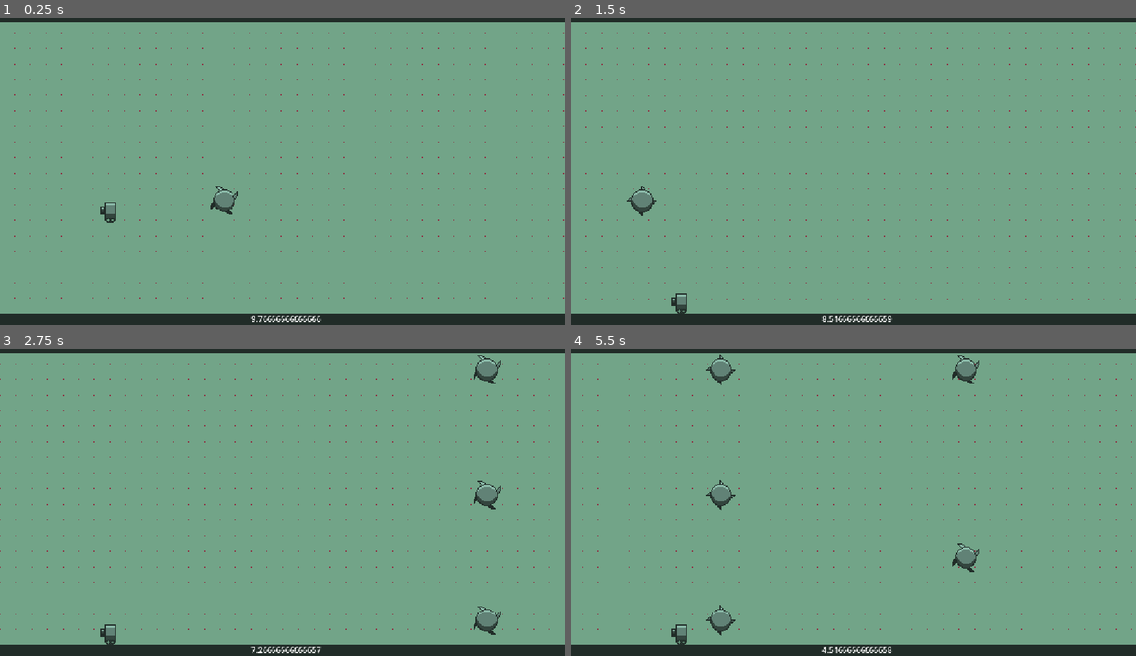
Above: before the commit, frames 1-4 (two rows, left to right).
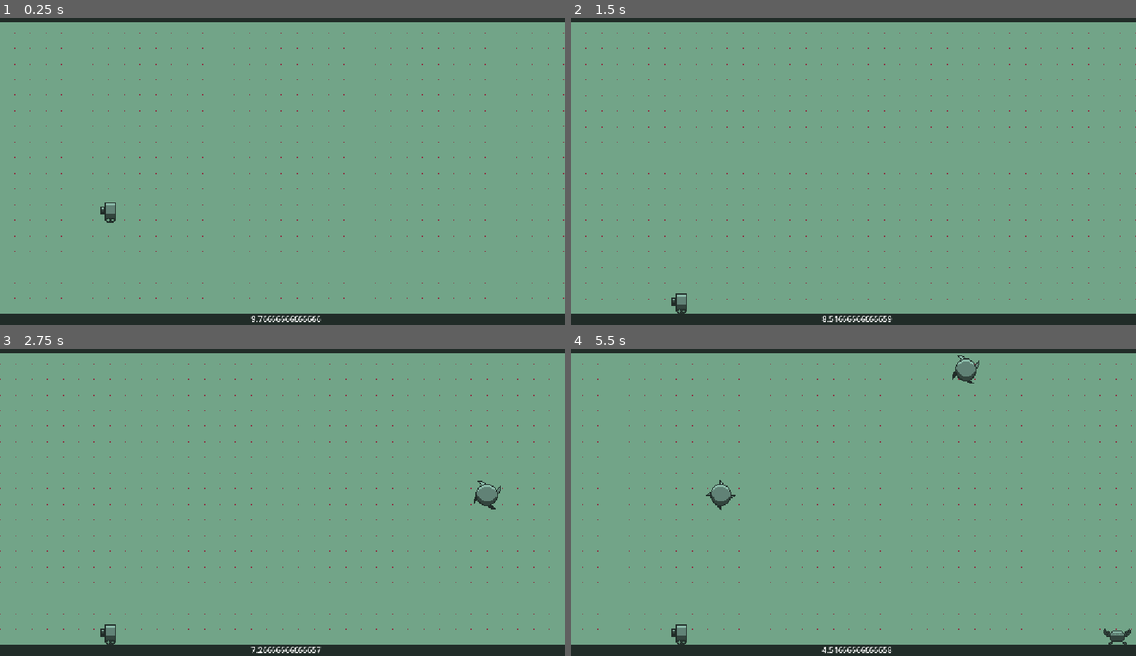
Above: after the commit, the same moments.

Repository: EmilBabazade/jetpack-sad-ride
Game: Godot game, scene res://scenes/main/main.tscn
Two runs of this game, one before a commit and one after it. Both use one fixed random seed, a clock stepped at 60 frames per second and the inputs below.
Inputs:
- Up to frame 1 (0.25 s): no input
- Up to frame 2 (1.5 s): tap Space (jump) at 0.77 s
- Up to frame 3 (2.75 s): tap Space (jump) at 1.52 s
- Up to frame 4 (5.5 s): tap Space (jump) at 3.02, 3.77, 4.52 s

The runs differ from the first frame. In frame 1, 0.3% of the frame differs, in the area x 37-43%, y 54-64%; in frame 2, 0.3%; in frame 3, 0.5%; in frame 4, 0.9%, in the area x 23-100%, y 1-97%.

Commit message:
mmmmmm crab

Diff:
--- /dev/null
+++ b/scenes/crab/crab.tscn
@@ -0,0 +1,73 @@
+[gd_scene format=3 uid="uid://d3ijkvdg3ml0o"]
+
+[ext_resource type="Texture2D" uid="uid://csctjdepr35vv" path="res://graphics/crab/crab1.png" id="1_72p8v"]
+[ext_resource type="Texture2D" uid="uid://bu1heu8a677fp" path="res://graphics/crab/crab2.png" id="2_mma1j"]
+[ext_resource type="Texture2D" uid="uid://dno6wjyanjg1v" path="res://graphics/crab/crab3.png" id="3_e52nb"]
+[ext_resource type="PackedScene" uid="uid://d3pl34ce0oql1" path="res://scenes/helper/kill_player_on_collision.tscn" id="3_wx0ly"]
+[ext_resource type="PackedScene" uid="uid://q3b6spgmhhm7" path="res://scenes/mover/mover.tscn" id="4_0mncq"]
+[ext_resource type="Texture2D" uid="uid://plnygyt84j8" path="res://graphics/crab/crab4.png" id="4_30wt8"]
+[ext_resource type="PackedScene" uid="uid://df6fwi1wd7pfd" path="res://scenes/helper/cleanup.tscn" id="5_0mncq"]
+[ext_resource type="Texture2D" uid="uid://dxue1x7v0uce8" path="res://graphics/crab/crab5.png" id="5_ulf1h"]
+[ext_resource type="Texture2D" uid="uid://dyk0fi5jbgnbg" path="res://graphics/crab/crab6.png" id="6_tr47d"]
+[ext_resource type="Texture2D" uid="uid://c1wodsa184nx0" path="res://graphics/crab/crab7.png" id="7_pbs8c"]
+[ext_resource type="Texture2D" uid="uid://v34xkpjrvyge" path="res://graphics/crab/crab8.png" id="8_0pfnp"]
+
+[sub_resource type="SpriteFrames" id="SpriteFrames_wx0ly"]
+animations = [{
+"frames": [{
+"duration": 1.0,
+"texture": ExtResource("1_72p8v")
+}, {
+"duration": 1.0,
+"texture": ExtResource("2_mma1j")
+}, {
+"duration": 1.0,
+"texture": ExtResource("3_e52nb")
+}, {
+"duration": 1.0,
+"texture": ExtResource("4_30wt8")
+}, {
+"duration": 1.0,
+"texture": ExtResource("5_ulf1h")
+}, {
+"duration": 1.0,
+"texture": ExtResource("6_tr47d")
+}, {
+"duration": 1.0,
+"texture": ExtResource("7_pbs8c")
+}, {
+"duration": 1.0,
+"texture": ExtResource("8_0pfnp")
+}],
+"loop": true,
+"name": &"walk",
+"speed": 10.0
+}]
+
+[sub_resource type="RectangleShape2D" id="RectangleShape2D_72p8v"]
+size = Vector2(56, 22)
+
+[node name="Crab" type="Area2D" unique_id=494953296]
+collision_layer = 2
+
+[node name="AnimatedSprite2D" type="AnimatedSprite2D" parent="." unique_id=1883512411]
+scale = Vector2(2, 2)
+sprite_frames = SubResource("SpriteFrames_wx0ly")
+animation = &"walk"
+autoplay = "walk"
+frame = 7
+frame_progress = 0.8641584
+
+[node name="CollisionShape2D" type="CollisionShape2D" parent="." unique_id=645761418]
+position = Vector2(-2, 2)
+shape = SubResource("RectangleShape2D_72p8v")
+
+[node name="KillPlayerOnCollision" parent="." unique_id=553609758 node_paths=PackedStringArray("collision_area") instance=ExtResource("3_wx0ly")]
+collision_area = NodePath("..")
+
+[node name="Mover" parent="." unique_id=1221921096 node_paths=PackedStringArray("to_move") instance=ExtResource("4_0mncq")]
+to_move = NodePath("..")
+variation = 0.5
+
+[node name="Cleanup" parent="." unique_id=122597989 node_paths=PackedStringArray("to_delete") instance=ExtResource("5_0mncq")]
+to_delete = NodePath("..")
--- /dev/null
+++ b/scenes/helper/cleanup.gd
@@ -0,0 +1,13 @@
+extends Node2D
+
+@onready var timer: Timer = $Timer
+@export var life_time := 10.0
+@export var to_delete: Node
+
+func _ready() -> void:
+	timer.wait_time = life_time
+	timer.start()
+
+
+func _on_timer_timeout() -> void:
+	to_delete.queue_free.call_deferred()
--- /dev/null
+++ b/scenes/helper/cleanup.tscn
@@ -0,0 +1,10 @@
+[gd_scene format=3 uid="uid://df6fwi1wd7pfd"]
+
+[ext_resource type="Script" uid="uid://bwjpp8imnl4uy" path="res://scenes/helper/cleanup.gd" id="1_a7l4c"]
+
+[node name="Cleanup" type="Node2D" unique_id=122597989]
+script = ExtResource("1_a7l4c")
+
+[node name="Timer" type="Timer" parent="." unique_id=1371728620]
+
+[connection signal="timeout" from="Timer" to="." method="_on_timer_timeout"]
--- /dev/null
+++ b/scenes/helper/kill_player_on_collision.gd
@@ -0,0 +1,9 @@
+extends Node2D
+
+@export var collision_area: Area2D
+
+func _ready() -> void:
+	collision_area.body_entered.connect(on_body_entered)
+
+func on_body_entered(_body: Node2D) -> void:
+	HealthManager.death.emit()
--- /dev/null
+++ b/scenes/helper/kill_player_on_collision.tscn
@@ -0,0 +1,6 @@
+[gd_scene format=3 uid="uid://d3pl34ce0oql1"]
+
+[ext_resource type="Script" uid="uid://cabo7ufafuyy7" path="res://scenes/helper/kill_player_on_collision.gd" id="1_v1gfd"]
+
+[node name="KillPlayerOnCollision" type="Node2D" unique_id=553609758]
+script = ExtResource("1_v1gfd")
--- a/scenes/main/main.gd
+++ b/scenes/main/main.gd
@@ -1,7 +1,7 @@
 extends Node2D
 
 @onready var player: Player = $Player
-@onready var time_label: Label = $CanvasLayer/Time
+@onready var time_label: Label = $UI/CanvasLayer/Time
 @onready var level_timer: Timer = $LevelTimer
 @onready var parallax: Parallax2D = $background/Parallax2D
 
--- a/scenes/main/main.tscn
+++ b/scenes/main/main.tscn
@@ -7,6 +7,8 @@
 [ext_resource type="Script" uid="uid://xptu4jhrkm6w" path="res://scenes/main/camera_2d.gd" id="4_l3cfh"]
 [ext_resource type="PackedScene" uid="uid://c48x51n8qaym" path="res://scenes/saw/saw.tscn" id="6_ow5a4"]
 [ext_resource type="PackedScene" uid="uid://d2biy3u6a14wu" path="res://scenes/obstacle_spawner/obstacle_spawner.tscn" id="7_hujxm"]
+[ext_resource type="PackedScene" uid="uid://cqu1pcd5h5vhj" path="res://scenes/random_spawner/random_spawner.tscn" id="8_b1x3f"]
+[ext_resource type="PackedScene" uid="uid://d3ijkvdg3ml0o" path="res://scenes/crab/crab.tscn" id="8_yyfjg"]
 
 [sub_resource type="OccluderPolygon2D" id="OccluderPolygon2D_l3cfh"]
 polygon = PackedVector2Array(-146, 6, 177, 7, 173, -27, -146, -25)
@@ -32,12 +34,14 @@
 position = Vector2(225, 380)
 camera = NodePath("../Camera2D")
 
-[node name="Ground" parent="." unique_id=1460966692 instance=ExtResource("2_iuonh")]
+[node name="ground" type="Node2D" parent="." unique_id=2076832451]
+
+[node name="Ground" parent="ground" unique_id=1460966692 instance=ExtResource("2_iuonh")]
 position = Vector2(554, 707)
 scale = Vector2(49.72, 5.0400014)
 collision_layer = 4
 
-[node name="Ground2" parent="." unique_id=403999238 instance=ExtResource("2_iuonh")]
+[node name="Ground2" parent="ground" unique_id=403999238 instance=ExtResource("2_iuonh")]
 position = Vector2(570, -76)
 scale = Vector2(49.72, 6.64)
 collision_layer = 4
@@ -57,34 +61,43 @@
 [node name="CollisionShape2D" type="CollisionShape2D" parent="PlayerFallDetector" unique_id=1818089728]
 shape = SubResource("RectangleShape2D_l3cfh")
 
-[node name="Saw" parent="." unique_id=1469906033 instance=ExtResource("6_ow5a4")]
-position = Vector2(520, 395)
+[node name="Spawners" type="Node2D" parent="." unique_id=250159777]
 
-[node name="ObstacleSpawner" parent="." unique_id=1820575336 node_paths=PackedStringArray("spawn_points") instance=ExtResource("7_hujxm")]
+[node name="SawSpawner" parent="Spawners" unique_id=1820575336 node_paths=PackedStringArray("spawn_points") instance=ExtResource("7_hujxm")]
+obstacle_scene = ExtResource("6_ow5a4")
 spawn_points = [NodePath("Spawn"), NodePath("Spawn3"), NodePath("Spawn5"), NodePath("Spawn7"), NodePath("Spawn9")]
 
-[node name="Spawn" type="Marker2D" parent="ObstacleSpawner" unique_id=206331364]
+[node name="Spawn" type="Marker2D" parent="Spawners/SawSpawner" unique_id=206331364]
 position = Vector2(1176, 64)
 
-[node name="Spawn3" type="Marker2D" parent="ObstacleSpawner" unique_id=2026438957]
+[node name="Spawn3" type="Marker2D" parent="Spawners/SawSpawner" unique_id=2026438957]
 position = Vector2(1176, 192)
 
-[node name="Spawn5" type="Marker2D" parent="ObstacleSpawner" unique_id=784572343]
+[node name="Spawn5" type="Marker2D" parent="Spawners/SawSpawner" unique_id=784572343]
 position = Vector2(1176, 320)
 
-[node name="Spawn7" type="Marker2D" parent="ObstacleSpawner" unique_id=168679408]
+[node name="Spawn7" type="Marker2D" parent="Spawners/SawSpawner" unique_id=168679408]
 position = Vector2(1176, 448)
 
-[node name="Spawn9" type="Marker2D" parent="ObstacleSpawner" unique_id=646821931]
+[node name="Spawn9" type="Marker2D" parent="Spawners/SawSpawner" unique_id=646821931]
 position = Vector2(1176, 576)
+
+[node name="RandomSpawner" parent="Spawners" unique_id=1127463429 node_paths=PackedStringArray("spawn") instance=ExtResource("8_b1x3f")]
+obstacle_scenes = Array[PackedScene]([ExtResource("8_yyfjg")])
+spawn = NodePath("Marker2D")
+
+[node name="Marker2D" type="Marker2D" parent="Spawners/RandomSpawner" unique_id=1307189140]
+position = Vector2(1176, 608)
 
 [node name="LevelTimer" type="Timer" parent="." unique_id=42113632]
 wait_time = 10.0
 autostart = true
 
-[node name="CanvasLayer" type="CanvasLayer" parent="." unique_id=578278079]
+[node name="UI" type="Node2D" parent="." unique_id=87777189]
 
-[node name="Time" type="Label" parent="CanvasLayer" unique_id=256213838]
+[node name="CanvasLayer" type="CanvasLayer" parent="UI" unique_id=578278079]
+
+[node name="Time" type="Label" parent="UI/CanvasLayer" unique_id=256213838]
 offset_left = 512.0
 offset_top = 624.0
 offset_right = 582.0
--- a/scenes/mover/mover.gd
+++ b/scenes/mover/mover.gd
@@ -2,6 +2,7 @@
 class_name Mover
 
 @export var to_move: Node2D
+@export var variation := 1.0
 
 func _process(delta: float) -> void:
-	to_move.global_position.x -= MoverSpeedManager.speed * delta
+	to_move.global_position.x -= MoverSpeedManager.speed * variation * delta
--- a/scenes/obstacle_spawner/obstacle_spawner.gd
+++ b/scenes/obstacle_spawner/obstacle_spawner.gd
@@ -1,7 +1,7 @@
 extends Node2D
 class_name ObstacleSpawner
 
-@export var saw_scene: PackedScene
+@export var obstacle_scene: PackedScene
 @export var spawn_points: Array[Marker2D]
 @export var min_spawn_count := 1
 @export var max_spawn_count := 4
@@ -14,11 +14,11 @@
 	var spawns_clone := spawn_points.duplicate()
 	var max := randi_range(min_spawn_count, max_spawn_count)
 	for i in range(min_spawn_count, max + 1):
-		var saw := saw_scene.instantiate() as Saw
+		var obstacle := obstacle_scene.instantiate() as Node2D
 		var spawn: Marker2D = spawns_clone.pick_random()
-		saw.global_position = spawn.global_position
+		obstacle.global_position = spawn.global_position
 		spawns_clone.erase(spawn)
-		add_child(saw)
+		add_child(obstacle)
 
 func on_level_up(level: int) -> void:
 	if timer.wait_time > 0.5:
--- a/scenes/obstacle_spawner/obstacle_spawner.tscn
+++ b/scenes/obstacle_spawner/obstacle_spawner.tscn
@@ -1,11 +1,9 @@
 [gd_scene format=3 uid="uid://d2biy3u6a14wu"]
 
 [ext_resource type="Script" uid="uid://d2iw6r06voxph" path="res://scenes/obstacle_spawner/obstacle_spawner.gd" id="1_7248h"]
-[ext_resource type="PackedScene" uid="uid://c48x51n8qaym" path="res://scenes/saw/saw.tscn" id="2_xclqg"]
 
 [node name="ObstacleSpawner" type="Node2D" unique_id=1820575336]
 script = ExtResource("1_7248h")
-saw_scene = ExtResource("2_xclqg")
 
 [node name="Timer" type="Timer" parent="." unique_id=768539476]
 wait_time = 2.0
--- /dev/null
+++ b/scenes/random_spawner/random_spawner.gd
@@ -0,0 +1,22 @@
+extends Node2D
+class_name RandomSpawner
+
+@export var obstacle_scenes: Array[PackedScene]
+@onready var timer: Timer = $Timer
+@export var spawn: Marker2D
+
+func _ready() -> void:
+	LevelManager.level_up.connect(on_level_up)
+
+func _on_timer_timeout() -> void:
+	# spawn random so half the time i guess
+	if randi() % 2 == 0:
+		return
+	var obstacle_scene: PackedScene = obstacle_scenes.pick_random()
+	var obstacle := obstacle_scene.instantiate() as Node2D
+	obstacle.global_position = spawn.global_position
+	add_child(obstacle)
+
+func on_level_up(level: int) -> void:
+	if timer.wait_time > 0.5:
+		timer.wait_time = timer.wait_time - timer.wait_time * 0.1
--- /dev/null
+++ b/scenes/random_spawner/random_spawner.tscn
@@ -0,0 +1,12 @@
+[gd_scene format=3 uid="uid://cqu1pcd5h5vhj"]
+
+[ext_resource type="Script" uid="uid://bv4o84ioksqtq" path="res://scenes/random_spawner/random_spawner.gd" id="1_xj5jb"]
+
+[node name="RandomSpawner" type="Node2D" unique_id=1127463429]
+script = ExtResource("1_xj5jb")
+
+[node name="Timer" type="Timer" parent="." unique_id=1442390826]
+wait_time = 5.0
+autostart = true
+
+[connection signal="timeout" from="Timer" to="." method="_on_timer_timeout"]
--- a/scenes/saw/saw.gd
+++ b/scenes/saw/saw.gd
@@ -1,6 +1,2 @@
 extends Area2D
 class_name Saw
-
-
-func _on_body_entered(_body: Node2D) -> void:
-	HealthManager.death.emit()
--- a/scenes/saw/saw.tscn
+++ b/scenes/saw/saw.tscn
@@ -5,6 +5,8 @@
 [ext_resource type="Texture2D" uid="uid://bn1d7ocl0y8vs" path="res://graphics/onstacles/saw3.png" id="2_l8ip7"]
 [ext_resource type="Texture2D" uid="uid://esk5kuji7mci" path="res://graphics/onstacles/saw4.png" id="3_sk0ah"]
 [ext_resource type="PackedScene" uid="uid://q3b6spgmhhm7" path="res://scenes/mover/mover.tscn" id="4_l8ip7"]
+[ext_resource type="PackedScene" uid="uid://d3pl34ce0oql1" path="res://scenes/helper/kill_player_on_collision.tscn" id="6_4qfuj"]
+[ext_resource type="PackedScene" uid="uid://df6fwi1wd7pfd" path="res://scenes/helper/cleanup.tscn" id="7_1cbxr"]
 
 [sub_resource type="SpriteFrames" id="SpriteFrames_4qfuj"]
 animations = [{
@@ -48,4 +50,8 @@
 [node name="LightOccluder2D" type="LightOccluder2D" parent="." unique_id=683451979]
 occluder = SubResource("OccluderPolygon2D_sk0ah")
 
-[connection signal="body_entered" from="." to="." method="_on_body_entered"]
+[node name="KillPlayerOnCollision" parent="." unique_id=553609758 node_paths=PackedStringArray("collision_area") instance=ExtResource("6_4qfuj")]
+collision_area = NodePath("..")
+
+[node name="Cleanup" parent="." unique_id=122597989 node_paths=PackedStringArray("to_delete") instance=ExtResource("7_1cbxr")]
+to_delete = NodePath("..")
Binary file added: graphics/crab/crab.aseprite
Binary file added: graphics/crab/crab1.png
Not shown, added: graphics/crab/crab1.png.import
Binary file added: graphics/crab/crab2.png
Not shown, added: graphics/crab/crab2.png.import
Binary file added: graphics/crab/crab3.png
Not shown, added: graphics/crab/crab3.png.import
Binary file added: graphics/crab/crab4.png
Not shown, added: graphics/crab/crab4.png.import
Binary file added: graphics/crab/crab5.png
Not shown, added: graphics/crab/crab5.png.import
Binary file added: graphics/crab/crab6.png
(and 8 more such lines)
